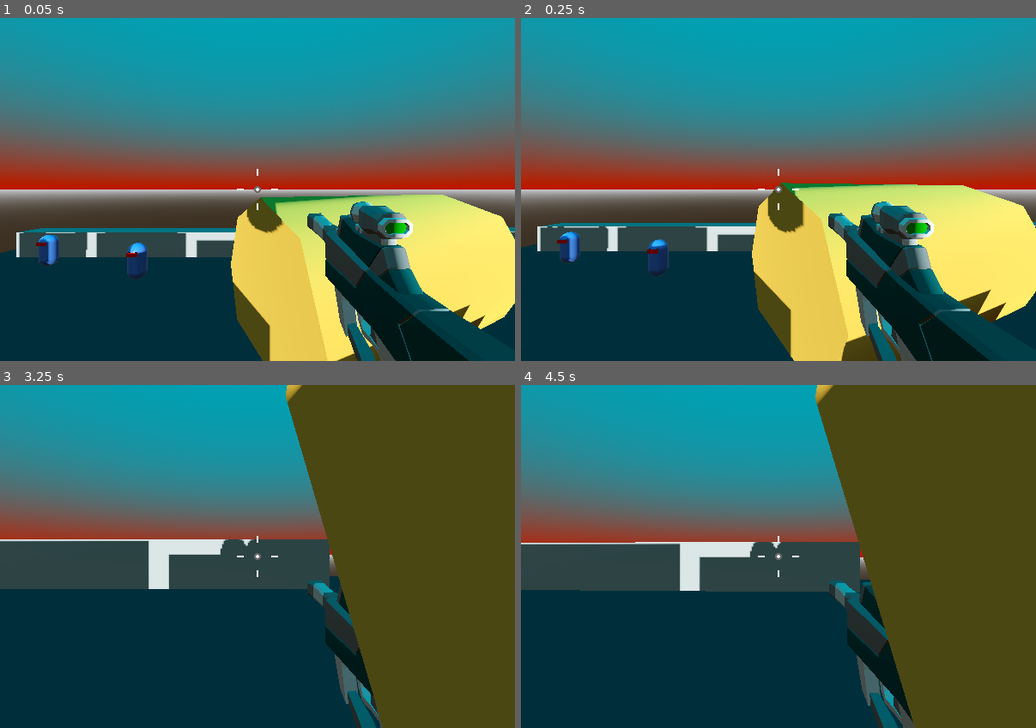
Above: before the commit, frames 1-4 (two rows, left to right).
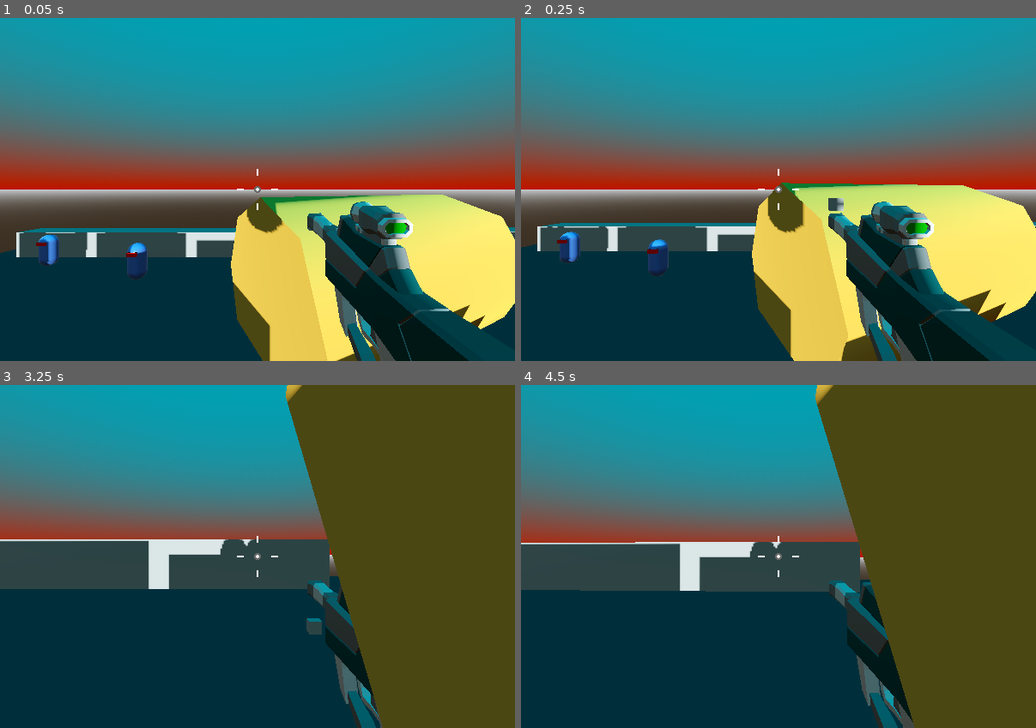
Above: after the commit, the same moments.

Repository: tiagoskaterock/robo-rampage-3d
Game: Godot game, scene res://Levels/Sandbox.tscn
Same seed, same stepped clock (60 frames per second), same inputs: the game is played once before the commit and once after it.
Inputs (mouse positions are in pixels of both pictures, inside the frame that each line leads up to):
- Up to frame 1 (0.05 s): no input
- Up to frame 2 (0.25 s): no input
- Up to frame 3 (3.25 s): move the mouse to (283, 556) at 0.52 s; press the mouse at (283, 556) at 0.53 s; hold Keypad 5 (up) from 0.53 s (still down); tap Keypad 0 (jump) at 0.77, 1.52, 3.02 s; move the mouse to (231, 556) at 1.27 s; release the mouse at (231, 556) at 1.28 s; click (231, 556) at 1.35 s; move the mouse to (267, 549) at 2.02 s; press the mouse at (267, 549) at 2.03 s; move the mouse to (252, 563) at 2.77 s; release the mouse at (252, 563) at 2.78 s; click (252, 563) at 2.85 s
- Up to frame 4 (4.5 s): keep holding Keypad 5 (up); move the mouse to (819, 559) at 3.52 s; press the mouse at (819, 559) at 3.53 s; tap Keypad 0 (jump) at 3.77 s; move the mouse to (737, 553) at 4.27 s; release the mouse at (737, 553) at 4.28 s; click (737, 553) at 4.35 s

The runs differ from the first frame. In frame 1, less than 0.1% of the frame differs, in the area x 59-61%, y 60-62%; in frame 2, 0.1%; in frame 3, 0.1%, in the area x 59-63%, y 68-73%; in frame 4, nothing differs.

Commit message:
80. Making Particles

Diff:
--- a/Levels/Sandbox.tscn
+++ b/Levels/Sandbox.tscn
@@ -43,7 +43,7 @@
 environment = SubResource("Environment_71j1q")
 
 [node name="DirectionalLight3D" type="DirectionalLight3D" parent="."]
-transform = Transform3D(1, 0, 0, 0, 1, 0, 0, 0, 1, 0, 14.205, 0)
+transform = Transform3D(1, 0, 0, 0, 1, 0, 0, 0, 1, 18.039, 2.02486, 0)
 shadow_enabled = true
 
 [node name="Player" parent="." instance=ExtResource("1_t3iey")]
--- a/Weapons/SMG.tscn
+++ b/Weapons/SMG.tscn
@@ -1,10 +1,23 @@
-[gd_scene load_steps=3 format=3 uid="uid://delyw57vwvhao"]
+[gd_scene load_steps=5 format=3 uid="uid://delyw57vwvhao"]
 
 [ext_resource type="PackedScene" uid="uid://b8wiedcwxxqw2" path="res://Weapons/hit_scan_weapon.tscn" id="1_bvr1w"]
 [ext_resource type="PackedScene" uid="uid://be305yqr3usmp" path="res://Weapons/SMG.glb" id="2_smnd7"]
+
+[sub_resource type="ParticleProcessMaterial" id="ParticleProcessMaterial_br83a"]
+angular_velocity_min = -720.0
+angular_velocity_max = -720.0
+
+[sub_resource type="BoxMesh" id="BoxMesh_10v7p"]
+size = Vector3(0.1, 0.1, 0.1)
 
 [node name="SMG" node_paths=PackedStringArray("weapon_mesh") instance=ExtResource("1_bvr1w")]
 weapon_mesh = NodePath("SMG")
 
 [node name="SMG" parent="." index="1" instance=ExtResource("2_smnd7")]
 transform = Transform3D(0.999608, -0.0266838, 0.00846926, 0.0273628, 0.99519, -0.0940674, -0.00591861, 0.0942624, 0.99553, 0.475578, -0.401482, -0.731435)
+
+[node name="GPUParticles3D" type="GPUParticles3D" parent="." index="3"]
+transform = Transform3D(1, 0, 0, 0, 1, 0, 0, 0, 1, 0.464131, -0.264888, -1.82333)
+explosiveness = 1.0
+process_material = SubResource("ParticleProcessMaterial_br83a")
+draw_pass_1 = SubResource("BoxMesh_10v7p")
